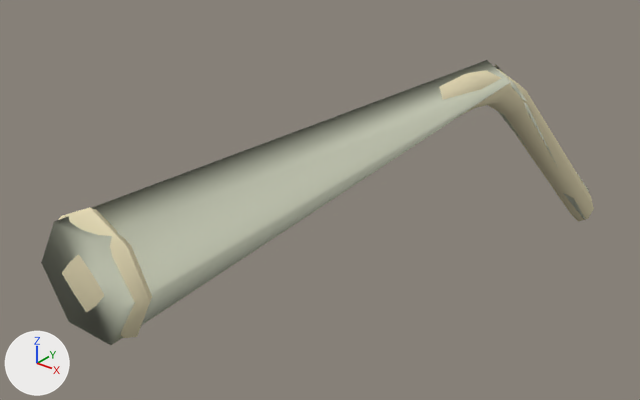
The Blender file src/props_2fort/nail002.blend: old version first, new version second.
Both versions are drawn from a 50 mm lens placed at (7.98, -21.26, 10.58), pointed at (-1.73, -9.12, 3.05). The lights are fixed; the arrows at lower left show +X, +Y and +Z.

Objects in the first picture: 'nail002_physics', 'nail002_reference'.
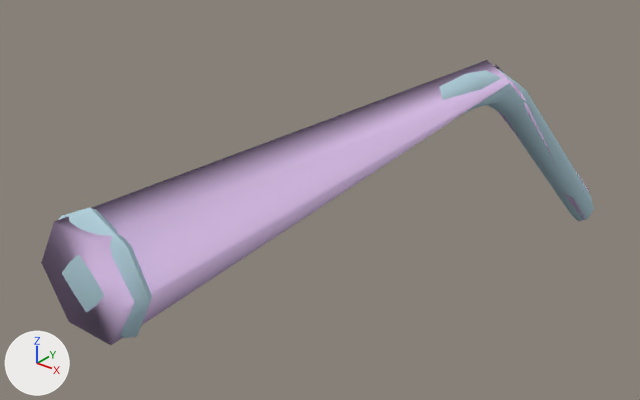
Pixel boxes (x1, y1, x2, y2) of what changed, in the pictures (640 x 400 px):
'nail002_physics', recoloured (grey to purple)
    both: (41, 60, 589, 345)
'nail002_reference', recoloured (beige to cyan)
    both: (59, 70, 594, 338)

What changed in the scene script:
```text
Change mat_nail001:
    mat_nail001.base_color: (0.777, 0.699, 0.466) -> (0.455, 0.643, 0.722)  # beige #e4dab6 -> cyan #b4d2dd
Change mat_phy:
    mat_phy.base_color: (0.542, 0.564, 0.446) -> (0.672, 0.503, 0.776)  # light grey #c2c6b2 -> purple #d6bce4
```
